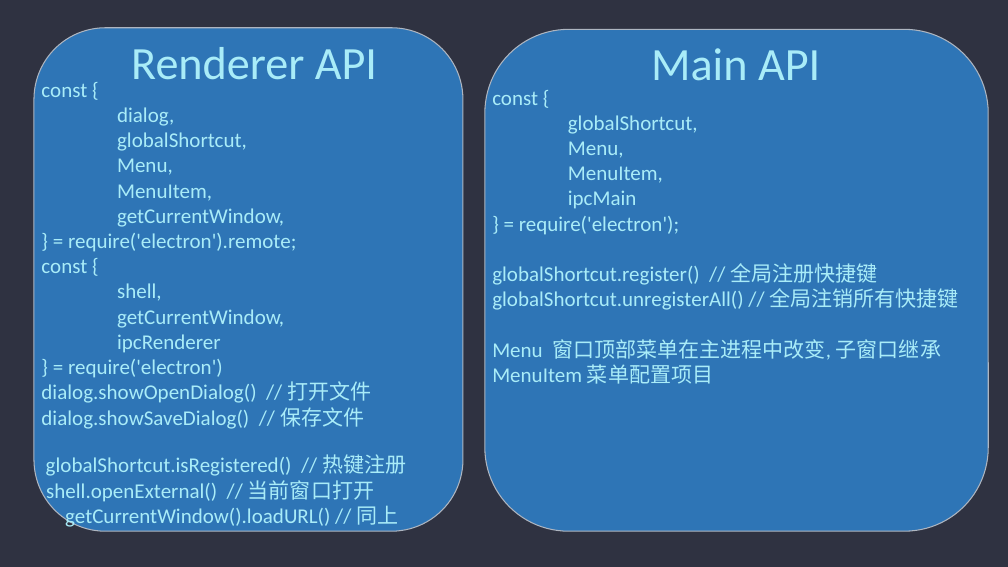
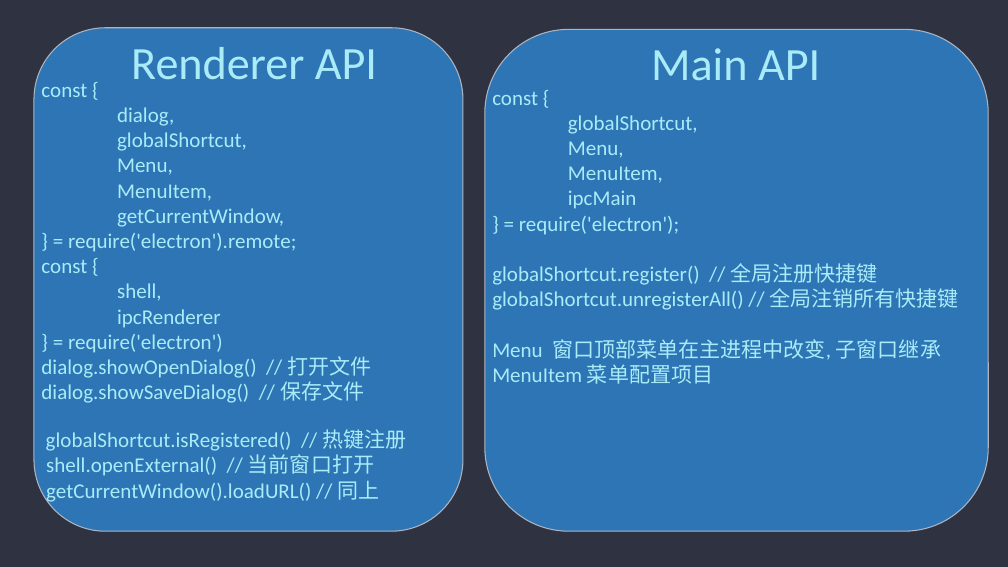
Before and after one commit to admiral20/electron-quick-start, a slide deck: slide 13 of ppt/electron.pptx. Drawn at 1008x567 pixels with LibreOffice and Linux fonts; fonts in the diff are those of the drawing. Boxes give left, top, right and bottom in pixels: in the first picture for what was removed or moved away, otherwise in the second. Text is boxed around its words. In the diff, an @@ line names an element or a change of style, - is before the commit and + after.

```diff
--- a/ppt/electron.pptx
+++ b/ppt/electron.pptx
@@ text at bbox=[117, 309, 284, 328]: paragraph removed @@
-getCurrentWindow,
```
Also in this commit, not shown: 10 other slides changed, 1 other file.
